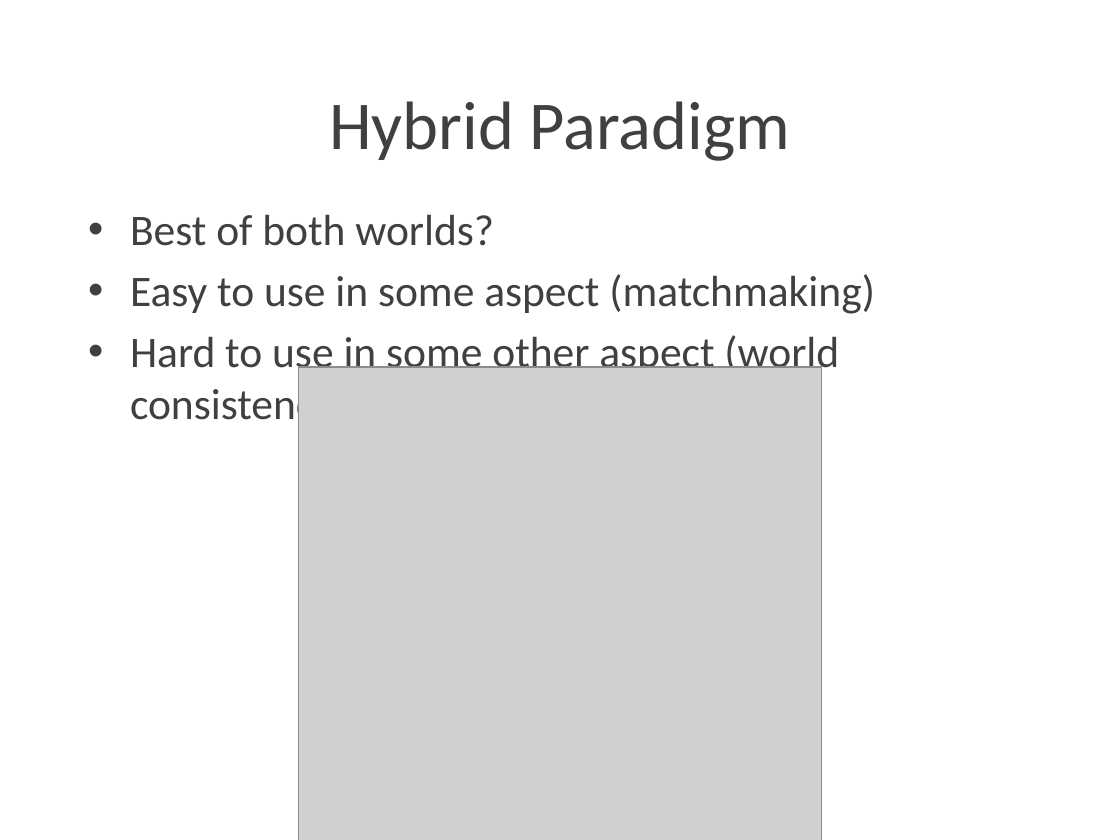
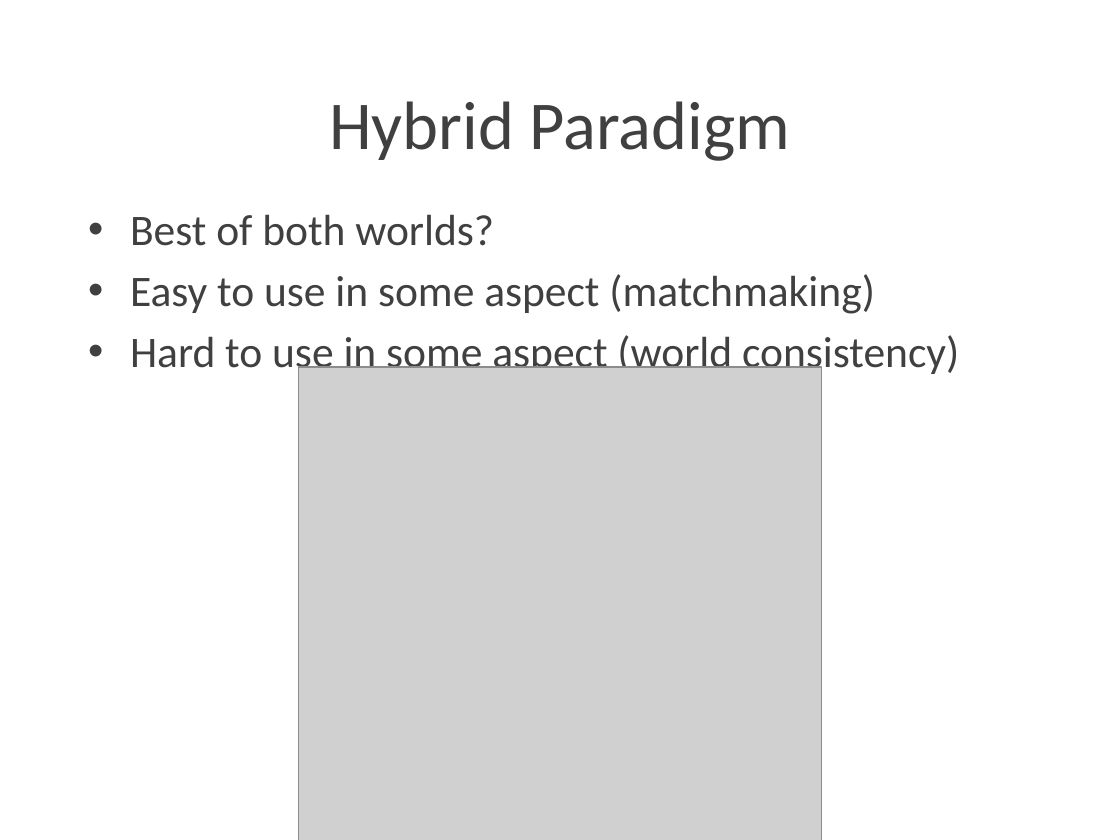
Before and after one commit to Lotti/codemotion2015, a slide deck: slide 11 of slides/slides.pptx. Drawn at 1120x840 pixels with LibreOffice and Linux fonts; fonts in the diff are those of the drawing; grey boxes stand for pictures; background and template pictures are left out. Boxes give left, top, right and bottom in pixels: in the first picture for what was removed or moved away, otherwise in the second. Text is boxed around its words. In the diff, an @@ line names an element or a change of style, - is before the commit and + after.

```diff
--- a/slides/slides.pptx
+++ b/slides/slides.pptx
@@ text at bbox=[130, 335, 959, 378]: text changed @@
-• Hard to use in some other aspect (world consistency)
+• Hard to use in some aspect (world consistency)
```
Also in this commit, not shown: 3 other slides changed.
